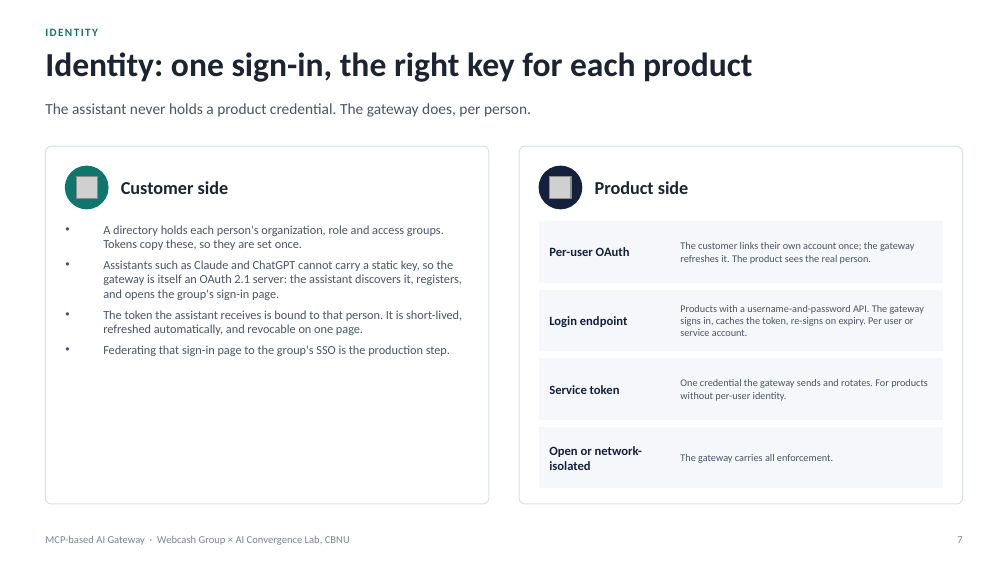
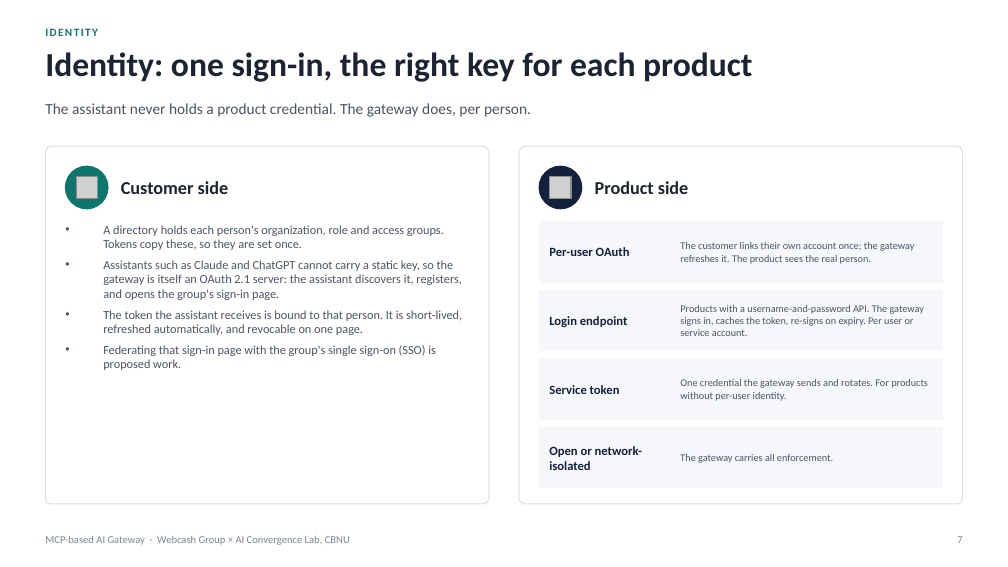
Before and after one commit to Chansokheang/MCP_Server_Portal, a slide deck: slide 7 of docs/webcash-ai-gateway-concept.pptx. Drawn at 1008x567 pixels with LibreOffice and Linux fonts; fonts in the diff are those of the drawing; grey boxes stand for pictures. Boxes give left, top, right and bottom in pixels: in the first picture for what was removed or moved away, otherwise in the second. Text is boxed around its words. In the diff, an @@ line names an element or a change of style, - is before the commit and + after.

```diff
--- a/docs/webcash-ai-gateway-concept.pptx
+++ b/docs/webcash-ai-gateway-concept.pptx
@@ text at (103, 345, 436, 370): text changed @@
-• Federating that sign-in page to the group's SSO is the production step.
+• Federating that sign-in page with the group's single sign-on (SSO) is proposed work.
```
Also in this commit, not shown: 8 other slides changed, 1 other file.
